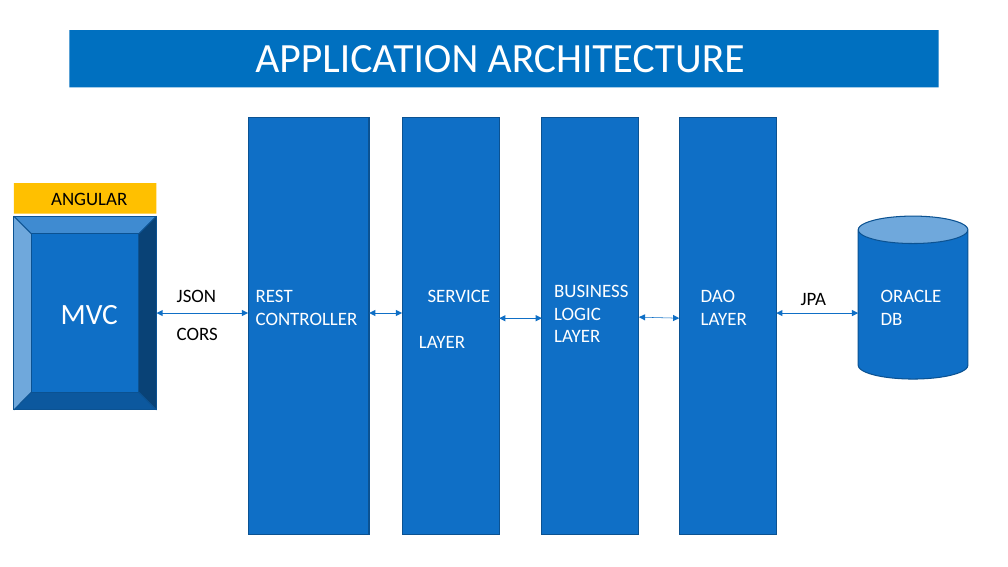
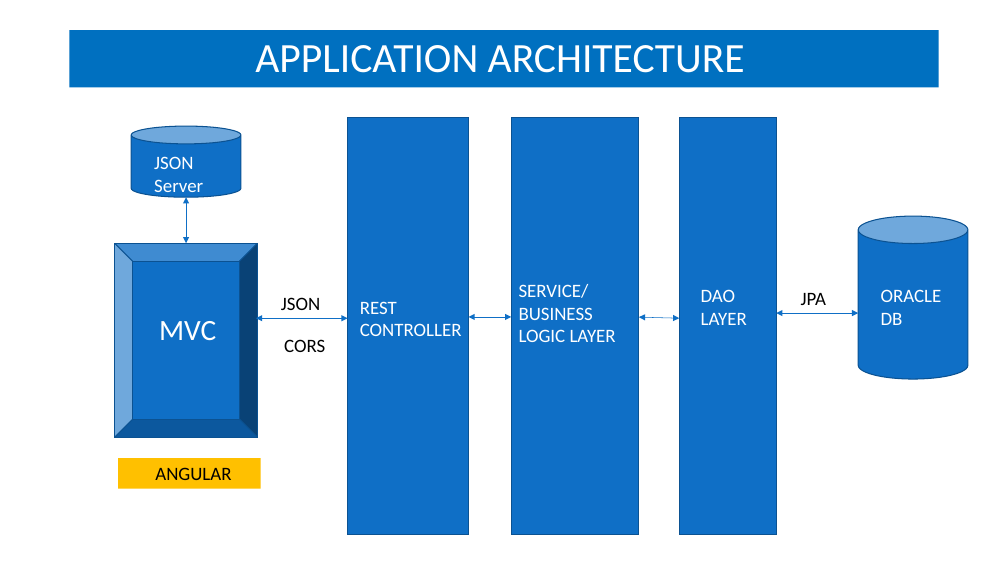
Before and after one commit to NehaDawda/Final_Project, a slide deck: slide 6 of Diagrams/JP-Project-Group3_Loan_Management_System_PPT_Final_Updated.pptx (slide 15 before the commit). Drawn at 1008x567 pixels with LibreOffice and Linux fonts; fonts in the diff are those of the drawing. Boxes give left, top, right and bottom in pixels: in the first picture for what was removed or moved away, otherwise in the second. Text is boxed around its words. In the diff, an @@ line names an element or a change of style, - is before the commit and + after.

```diff
--- a/Diagrams/JP-Project-Group3_Loan_Management_System_PPT_Final_Updated.pptx
+++ b/Diagrams/JP-Project-Group3_Loan_Management_System_PPT_Final_Updated.pptx
@@ rectangle: place and size @@
-rectangle at <box>248,117,369,535</box>
+rectangle at <box>348,117,469,535</box>
@@ rectangle removed at <box>402,117,499,535</box> @@
@@ rectangle: place and size @@
-rectangle at <box>542,117,639,535</box>
+rectangle at <box>511,117,639,535</box>
@@ cylinder added at <box>132,126,241,197</box>, fill #0F6FC6, outline #0B5292 1 pt @@
@@ text added at <box>154,156,203,197</box>, 18 pt, text #FFFFFF @@
+JSON Server
@@ double arrow added from (186, 197) to (186, 243), #0F6FC6 0.5 pt @@
@@ bevel: place and size @@
-bevel at <box>14,216,157,410</box>
+bevel at <box>115,243,258,437</box>
@@ text removed at <box>419,289,491,348</box> @@
-SERVICE LAYER
@@ text at <box>519,284,616,342</box>: text changed @@
-BUSINESS LOGIC LAYER
+SERVICE/ BUSINESS LOGIC LAYER
@@ text "MVC": place and size @@
-text "MVC" at <box>61,305,118,324</box>
+text "MVC" at <box>159,321,216,341</box>
@@ double arrow moved from (157, 313) - (248, 313) to (256, 318) - (348, 318) @@
@@ double arrow removed from (369, 313) to (402, 313) @@
@@ double arrow moved from (499, 318) - (542, 318) to (469, 317) - (511, 317) @@
@@ 3 texts: place and size @@
-3 texts at <box>177,289,358,340</box>
+3 texts at <box>281,297,462,352</box>
@@ rectangle "ANGULAR": place and size @@
-rectangle "ANGULAR" at <box>14,183,157,213</box>
+rectangle "ANGULAR" at <box>118,458,261,488</box>
```
Also in this commit, not shown: 7 other slides changed, 2 slides added, 2 slides removed.
